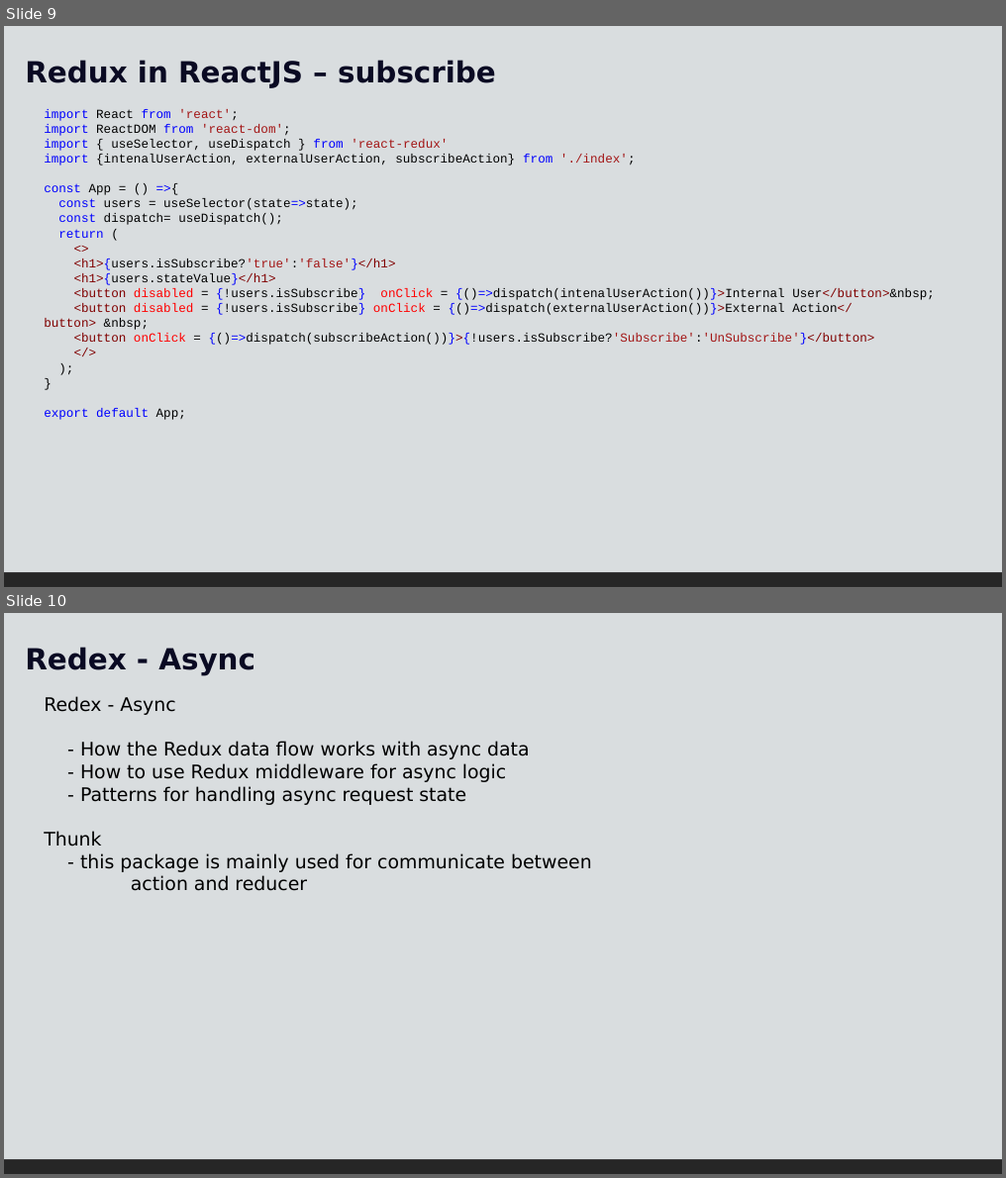
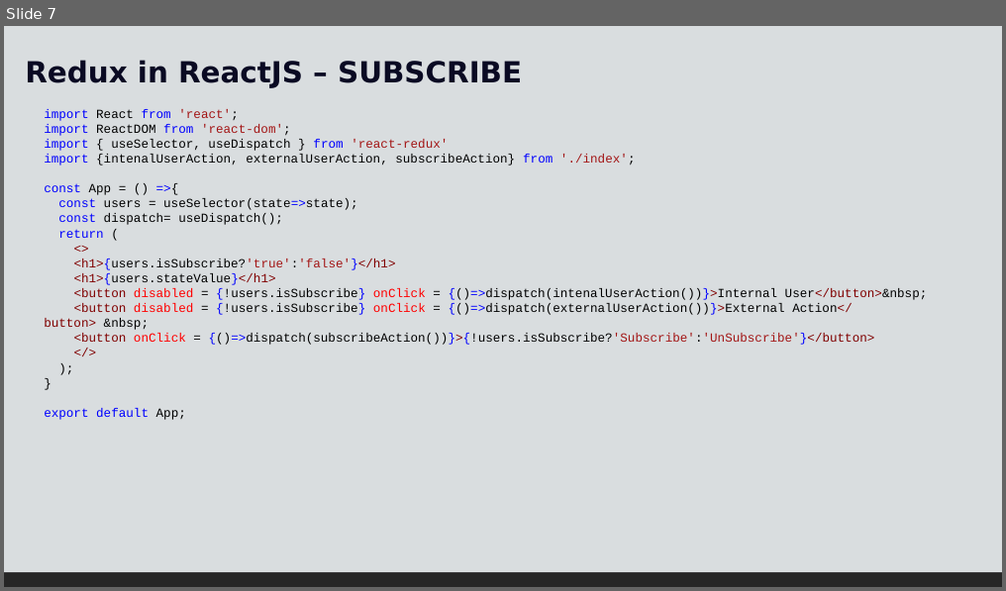
Before and after one commit to bharathi2k6/Learn_React, a slide deck: doc/React-5.pptx. Shown one above the other, each under a label of ours: slides 9 and 10 before the commit, slide 7 after it. The pictures are 1006x1178 and 1006x591 pixels, drawn with LibreOffice and Linux fonts; fonts in the diff are those of the drawing. Boxes give left, top, right and bottom in pixels: in the first picture for what was removed or moved away, otherwise in the second. Text is boxed around its words. In the diff, an @@ line names an element or a change of style, - is before the commit and + after.

Commit message:
all redux

```diff
--- a/doc/React-5.pptx
+++ b/doc/React-5.pptx
@@ slide 10 removed at [4,613,1002,1174], background #FFFFFF; not listed: 1 template element that a slide beside it also shows @@
@@ rectangle removed at [4,613,1002,1159] @@
@@ text removed at [25,647,255,675] @@
-Redex - Async
@@ text removed at [44,696,592,891] @@
-Redex - Async
-- How the Redux data flow works with async data
-- How to use Redux middleware for async logic
-- Patterns for handling async request state
-Thunk
-- this package is mainly used for communicate between
-action and reducer
@@ what was slide 9 is now slide 7 @@
@@ slide 7 changed as well @@
@@ text at [25,60,522,88]: text changed @@
-Redux in ReactJS – subscribe
+Redux in ReactJS – SUBSCRIBE
@@ text "import React from 'react';" rewrapped from [44,109,935,420] to [44,109,928,420] @@
```
Also in this commit, not shown: 7 other slides changed, 4 slides added, 2 other slides removed, 30 other files.
